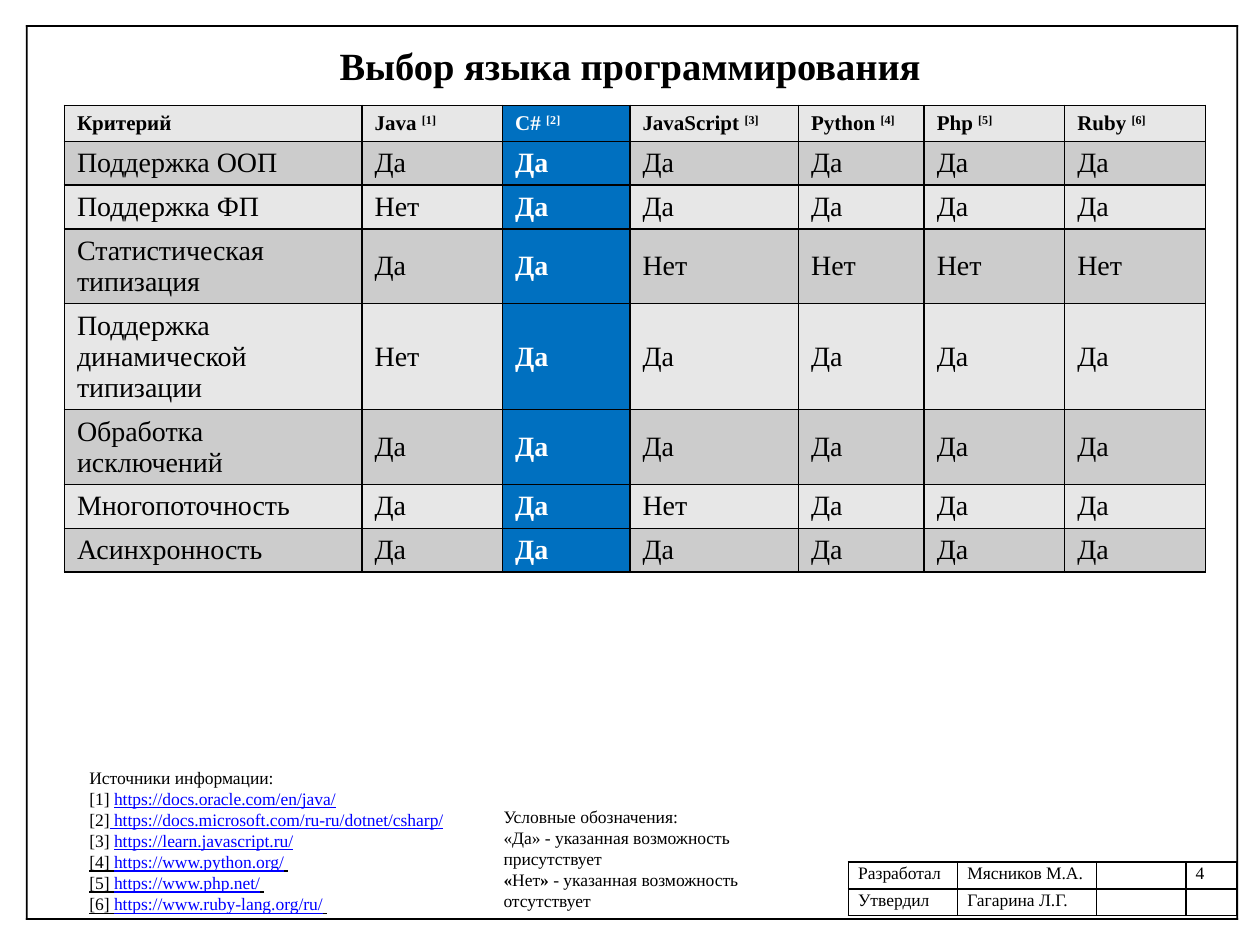
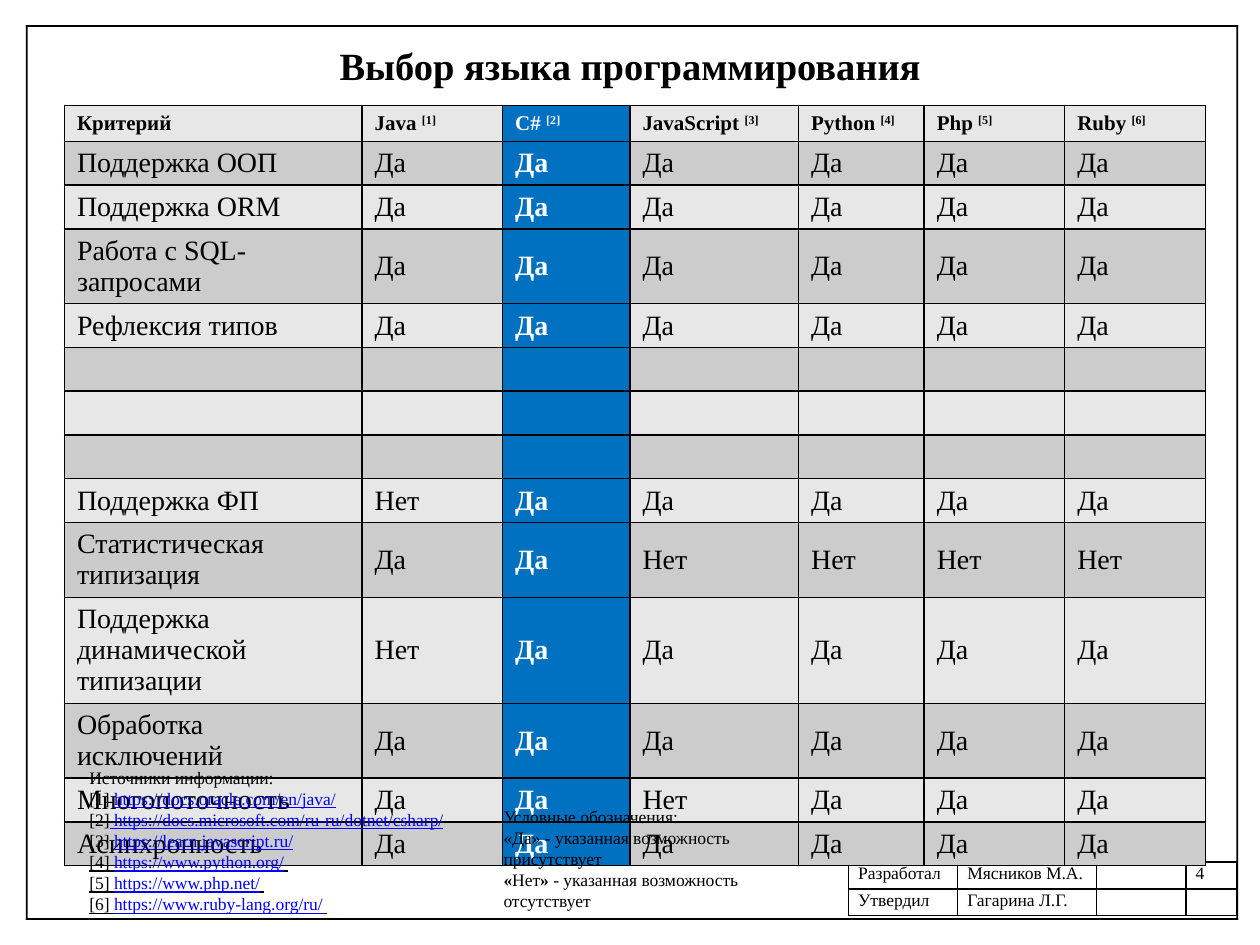
Before and after one commit to mJaJksJ/VCR, a slide deck: slide 4 of Научно-исследовательская практика/Презентация отчета.pptx. Drawn at 1260x945 pixels with LibreOffice and Linux fonts; fonts in the diff are those of the drawing. Boxes give left, top, right and bottom in pixels: in the first picture for what was removed or moved away, otherwise in the second. Text is boxed around its words. In the diff, an @@ line names an element or a change of style, - is before the commit and + after.

```diff
--- a/Научно-исследовательская практика/Презентация отчета.pptx
+++ b/Научно-исследовательская практика/Презентация отчета.pptx
@@ table at (x1=64, y1=106, x2=1207, y2=912) @@
+row 3: Поддержка ORM | Да | Да | Да | Да | Да | Да
+row 4: Работа с SQL-запросами | Да | Да | Да | Да | Да | Да
+row 5: Рефлексия типов | Да | Да | Да | Да | Да | Да
+row 6:  |  |  |  |  |  | 
+row 7:  |  |  |  |  |  | 
+row 8:  |  |  |  |  |  | 
```
Also in this commit, not shown: 2 slides added.
